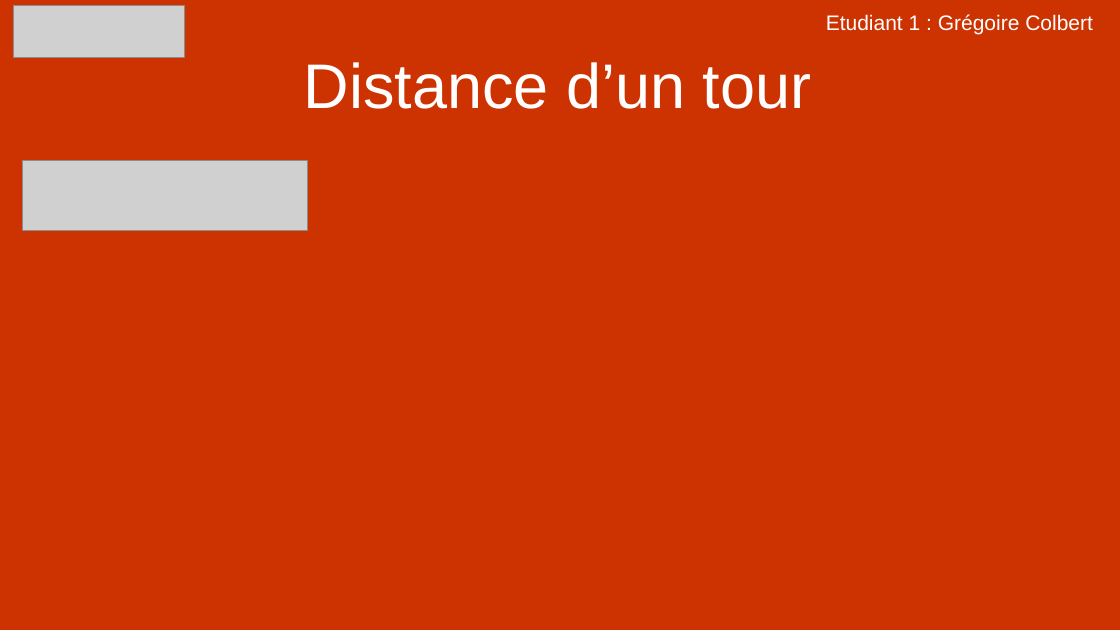
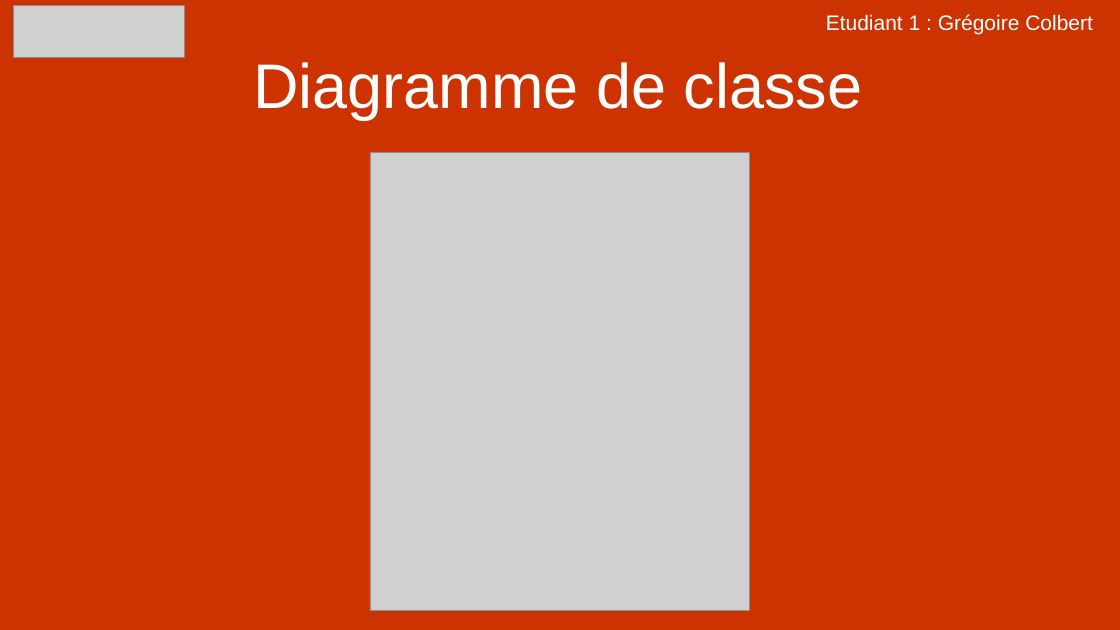
Before and after one commit to Colbert1/Projet_CrossLaPro, a slide deck: slide 15 of Ressources/Presentation_Projet_CrossLaPro_E1_Colbert.pptx. Drawn at 1120x630 pixels with LibreOffice and Linux fonts; fonts in the diff are those of the drawing; grey boxes stand for pictures. Boxes give left, top, right and bottom in pixels: in the first picture for what was removed or moved away, otherwise in the second. Text is boxed around its words. In the diff, an @@ line names an element or a change of style, - is before the commit and + after.

```diff
--- a/Ressources/Presentation_Projet_CrossLaPro_E1_Colbert.pptx
+++ b/Ressources/Presentation_Projet_CrossLaPro_E1_Colbert.pptx
@@ title at (253, 62, 863, 120): text changed @@
-Distance d’un tour
+Diagramme de classe
@@ picture removed at (23, 160, 308, 231) @@
@@ picture added at (371, 152, 750, 611) @@
```
Also in this commit, not shown: 2 other slides changed, 3 other files.
